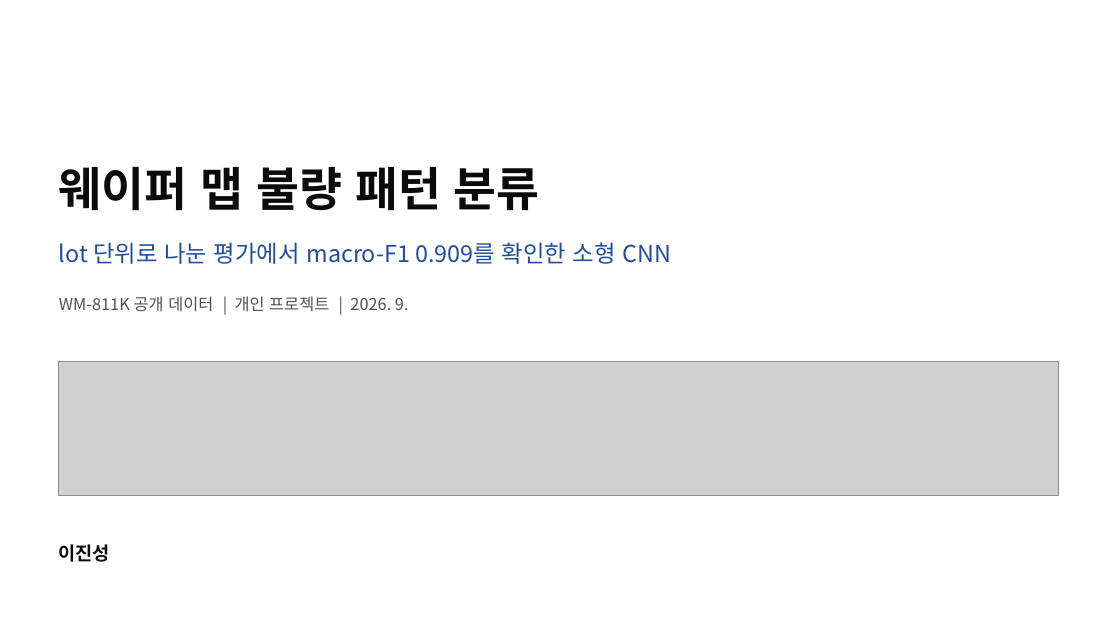
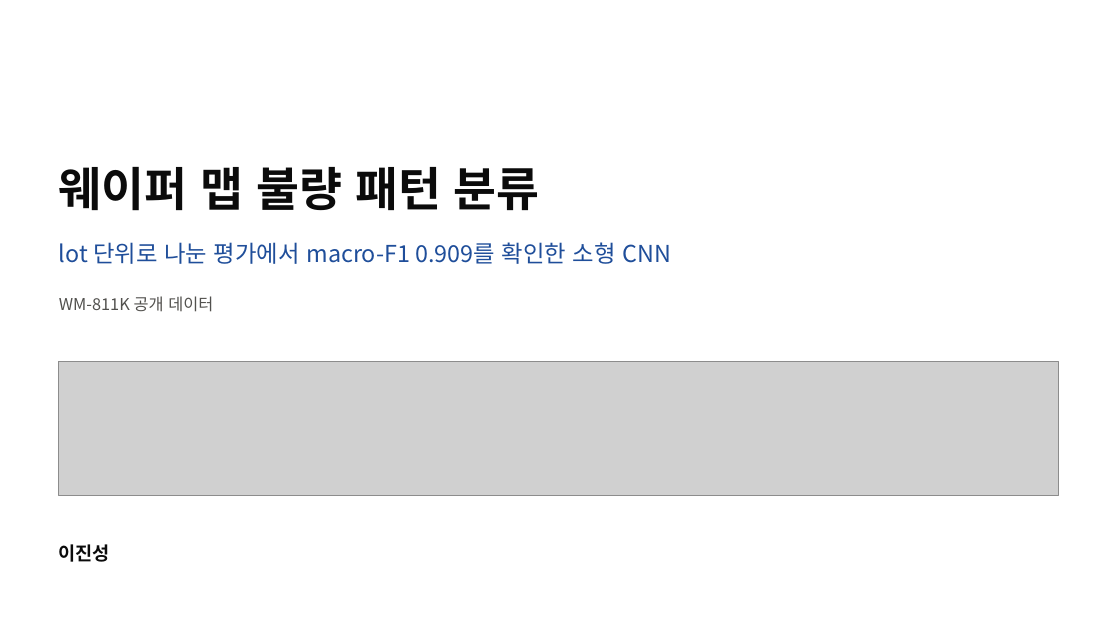
Before and after one commit to sl2ver/wm811k-wafer-defect-classification, a slide deck: slide 1 of portfolio/portfolio.pptx. Drawn at 1120x630 pixels with LibreOffice and Linux fonts; fonts in the diff are those of the drawing; grey boxes stand for pictures. Boxes give left, top, right and bottom in pixels: in the first picture for what was removed or moved away, otherwise in the second. Text is boxed around its words. In the diff, an @@ line names an element or a change of style, - is before the commit and + after.

```diff
--- a/portfolio/portfolio.pptx
+++ b/portfolio/portfolio.pptx
@@ text at (59,296,213,312): text changed @@
-WM-811K 공개 데이터 | 개인 프로젝트 | 2026. 9.
+WM-811K 공개 데이터
```
Also in this commit, not shown: 7 other slides changed, 1 slide added, 24 other files.
